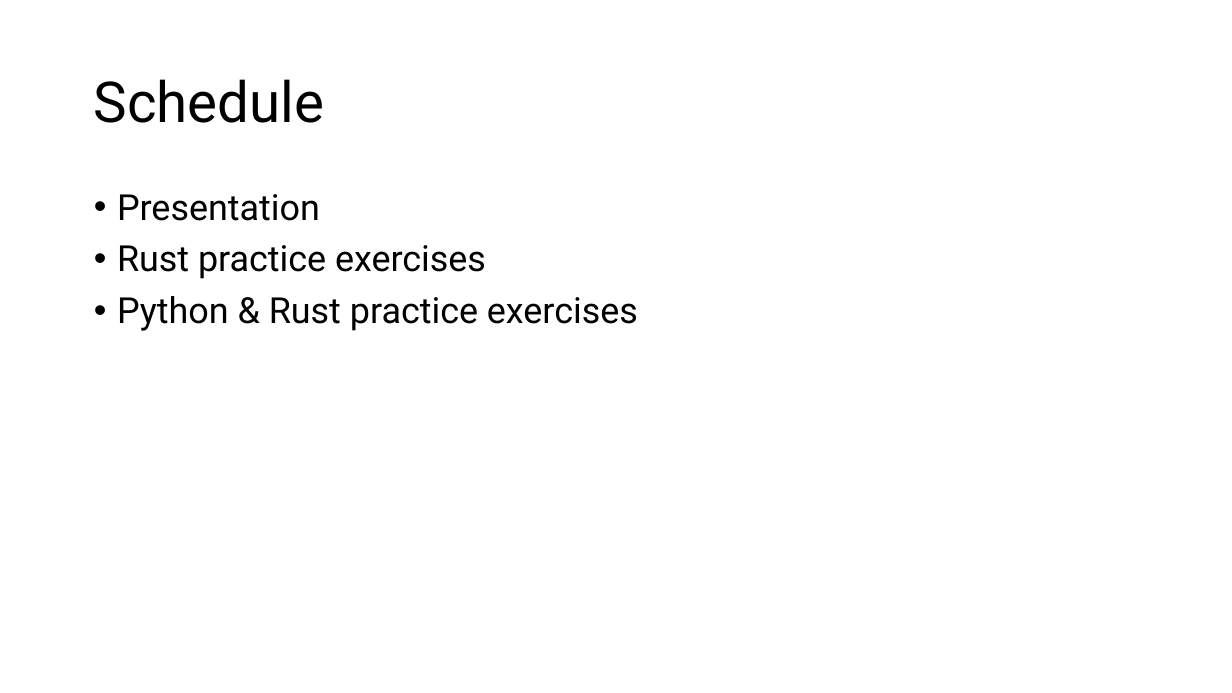
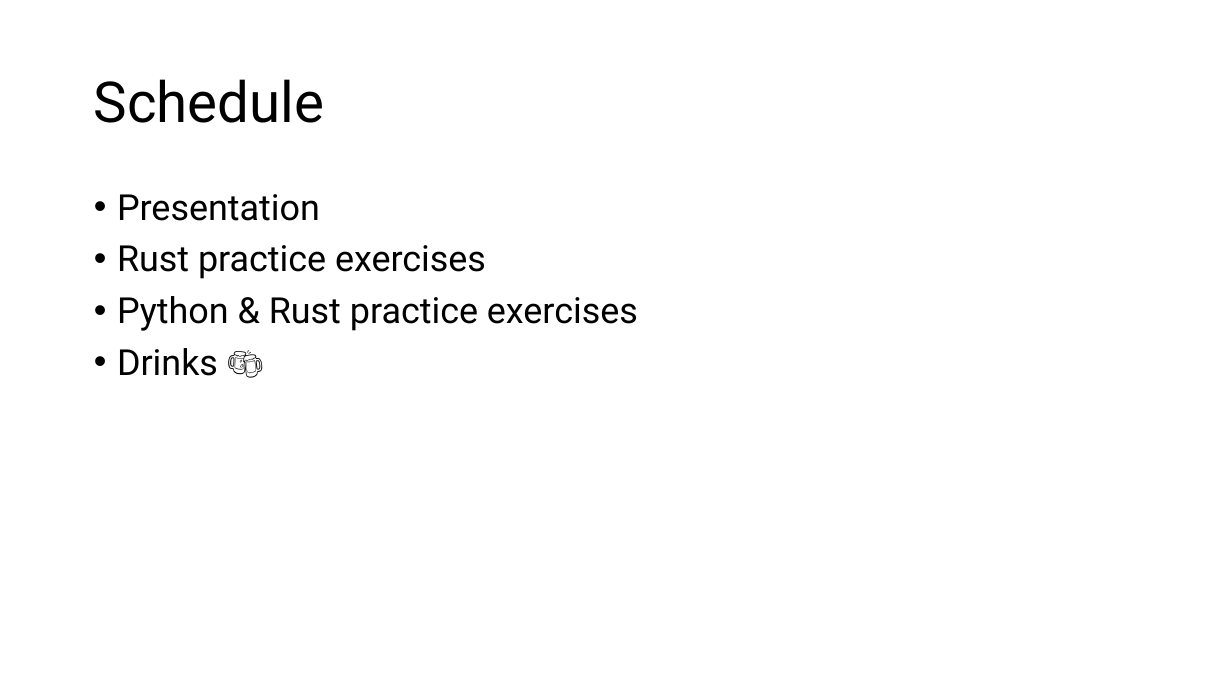
Before and after one commit to Ordina-Group/pythoneers-rust-workshop, a slide deck: slide 2 of Rust.pptx. Drawn at 1232x693 pixels with LibreOffice and Linux fonts; fonts in the diff are those of the drawing. Boxes give left, top, right and bottom in pixels: in the first picture for what was removed or moved away, otherwise in the second. Text is boxed around its words. In the diff, an @@ line names an element or a change of style, - is before the commit and + after.

```diff
--- a/Rust.pptx
+++ b/Rust.pptx
@@ text at <box>117,348,218,376</box>: paragraph added @@
+• Drinks 🍻
```
Also in this commit, not shown: 7 other slides changed, 1 slide added.
